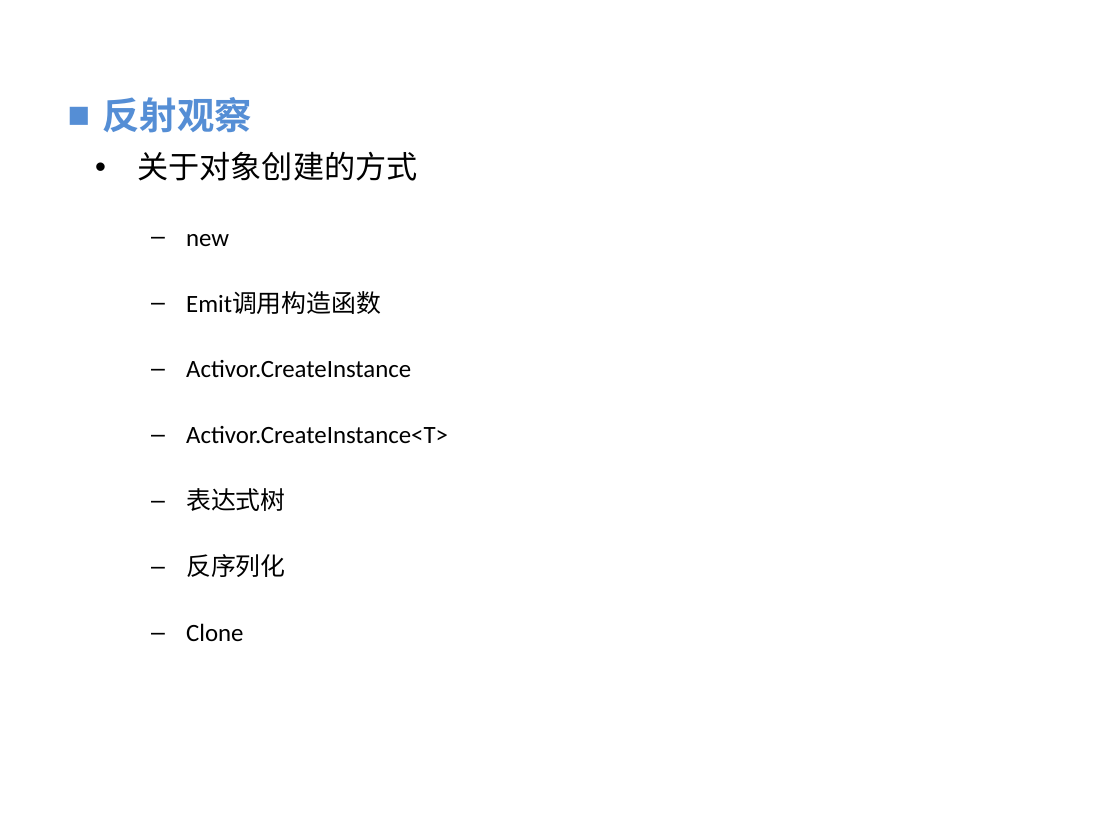
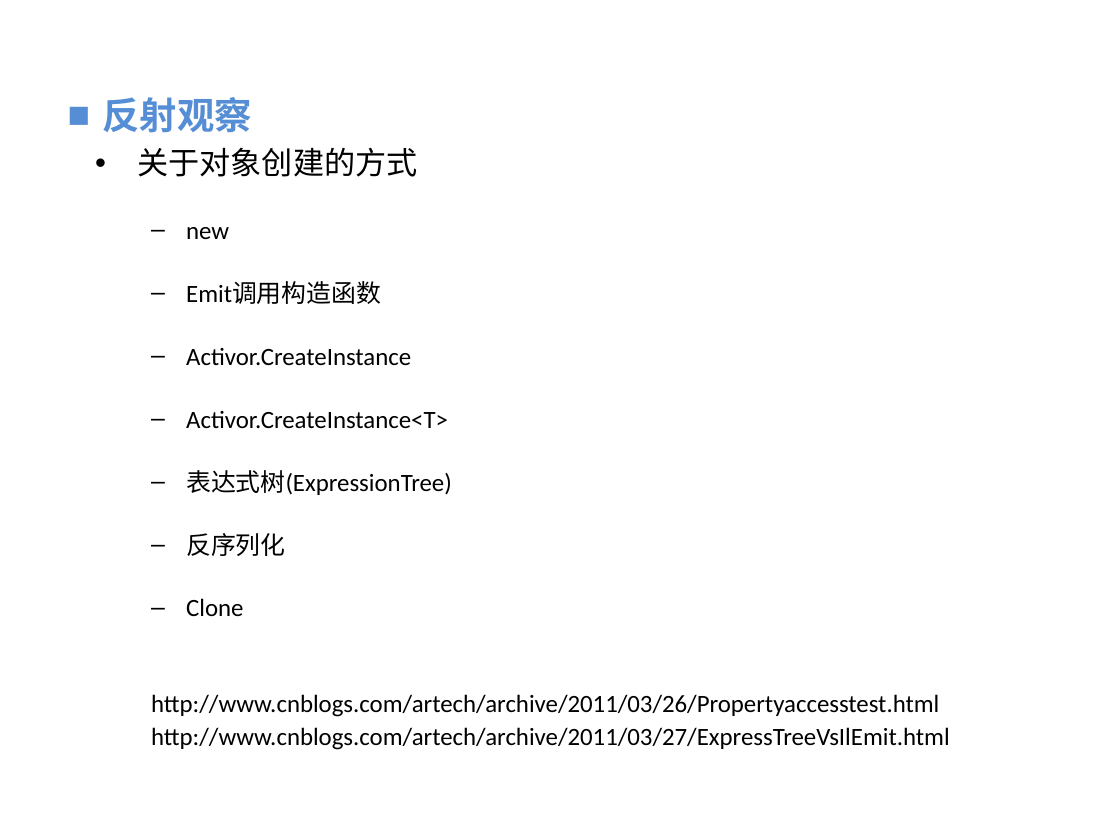
Before and after one commit to vaik/Documents, a slide deck: slide 6 of 我的分享/反射、委托、泛型的理解与应用分享.ppt. Drawn at 1120x840 pixels with LibreOffice and Linux fonts; fonts in the diff are those of the drawing; background and template pictures are left out. Boxes give left, top, right and bottom in pixels: in the first picture for what was removed or moved away, otherwise in the second. Text is boxed around its words. In the diff, an @@ line names an element or a change of style, - is before the commit and + after.

```diff
--- a/我的分享/反射、委托、泛型的理解与应用分享.ppt
+++ b/我的分享/反射、委托、泛型的理解与应用分享.ppt
@@ text at (x1=137, y1=148, x2=448, y2=616): line spacing 1 to 0.9; line spacing 2 to 1.9 @@
@@ text at (x1=186, y1=470, x2=452, y2=495): text changed @@
-  – 表达式树
+  – 表达式树(ExpressionTree)
@@ text at (x1=151, y1=694, x2=950, y2=750): paragraphs added @@
+  http://www.cnblogs.com/artech/archive/2011/03/26/Propertyaccesstest.html
+  http://www.cnblogs.com/artech/archive/2011/03/27/ExpressTreeVsIlEmit.html
```
Also in this commit, not shown: 9 other slides changed.
